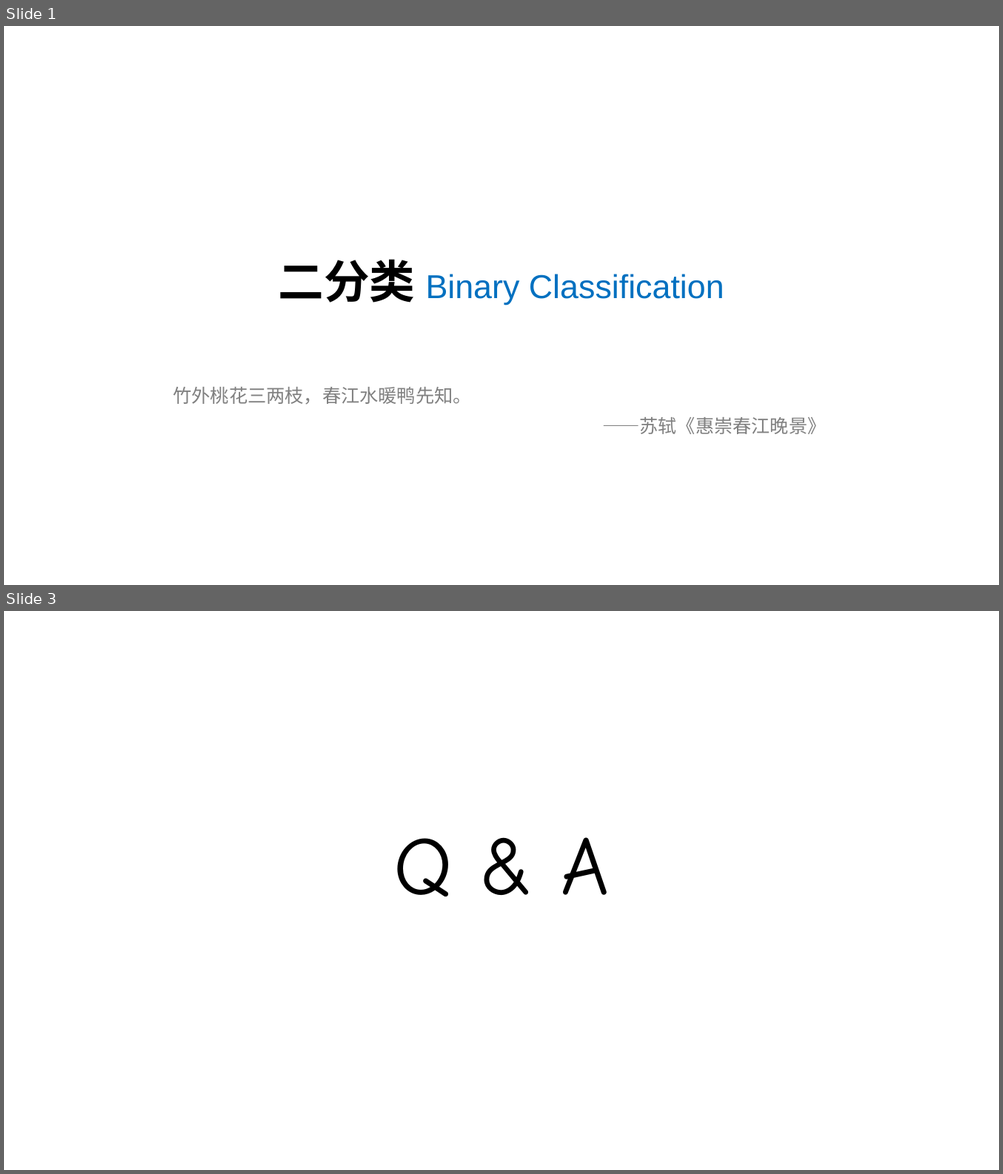
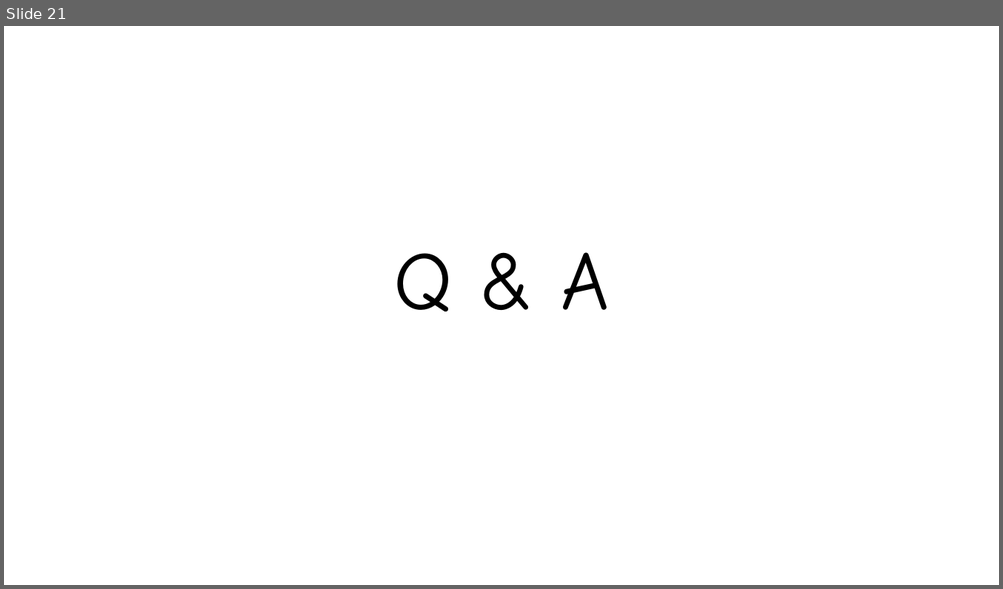
Before and after one commit to silentbalanceyh/cda-exam, a slide deck: ppt/05.回归.pptx. Shown one above the other, each under a label of ours: slides 1 and 3 before the commit, slide 21 after it; the slides between them are not shown. The pictures are 1003x1174 and 1003x589 pixels, drawn with LibreOffice and Linux fonts; fonts in the diff are those of the drawing; background and template pictures are left out. Boxes give left, top, right and bottom in pixels: in the first picture for what was removed or moved away, otherwise in the second. Text is boxed around its words. In the diff, an @@ line names an element or a change of style, - is before the commit and + after.

```diff
--- a/ppt/05.回归.pptx
+++ b/ppt/05.回归.pptx
@@ slide 1 removed at <box>4,26,999,585</box>, background #FFFFFF @@
@@ title removed at <box>279,259,724,305</box> @@
-二分类 Binary Classification
@@ subtitle removed at <box>173,387,825,434</box> @@
-竹外桃花三两枝，春江水暖鸭先知。
-——苏轼《惠崇春江晚景》
@@ what was slide 3 is now slide 21 @@
```
Also in this commit, not shown: 1 slide changed, 19 slides added, 16 other files.
